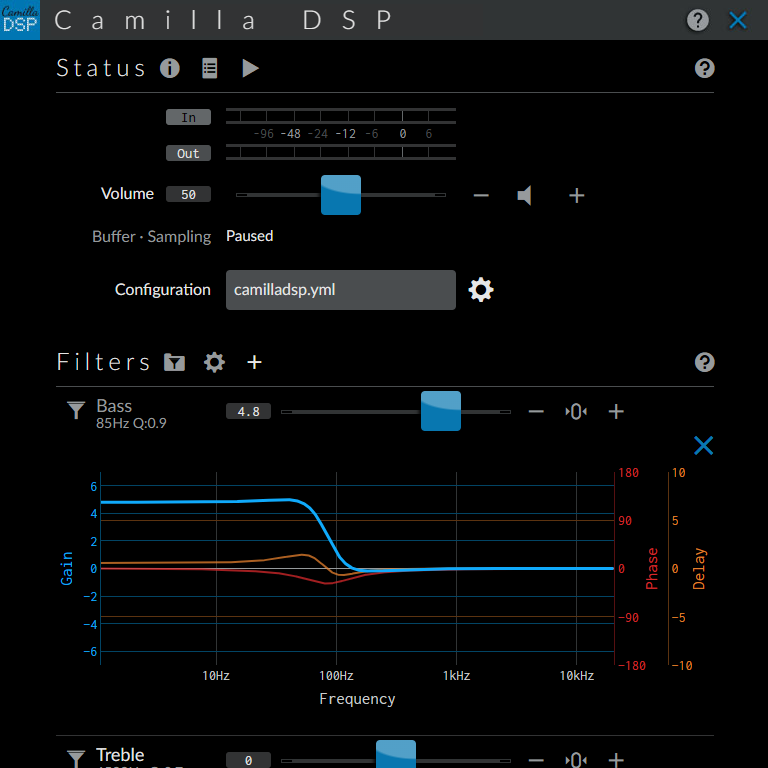
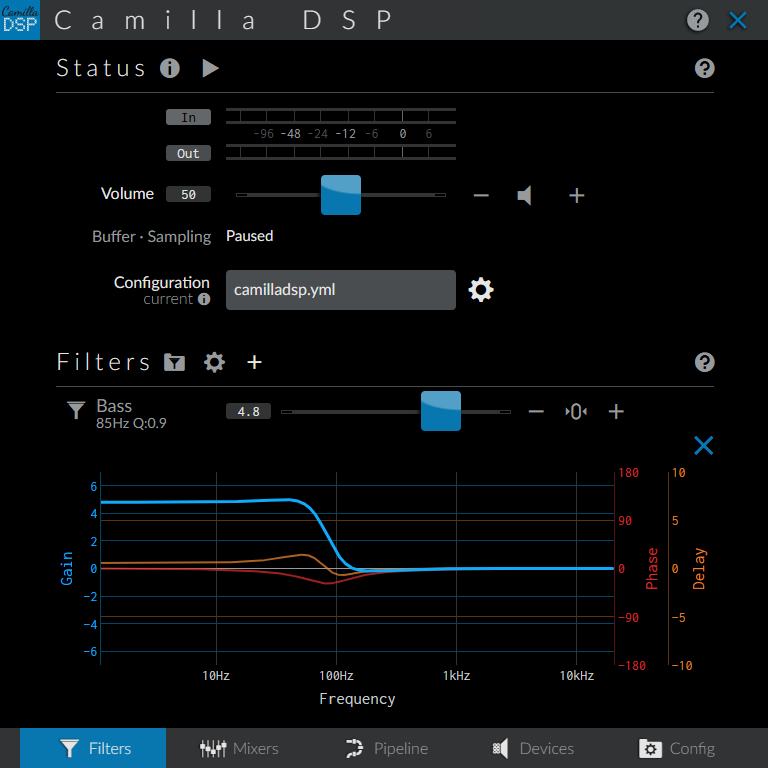
Layer changes from the first w=768, h=768 image to the second:
painted on "58" over (0, 57, 768, 768)
